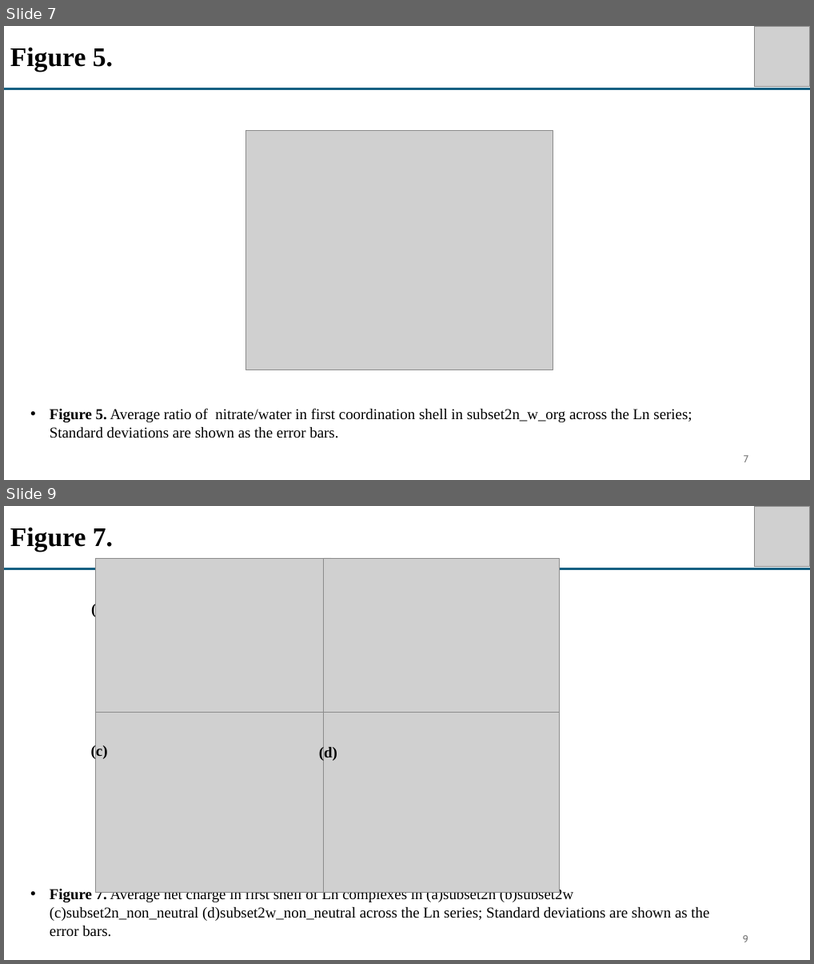
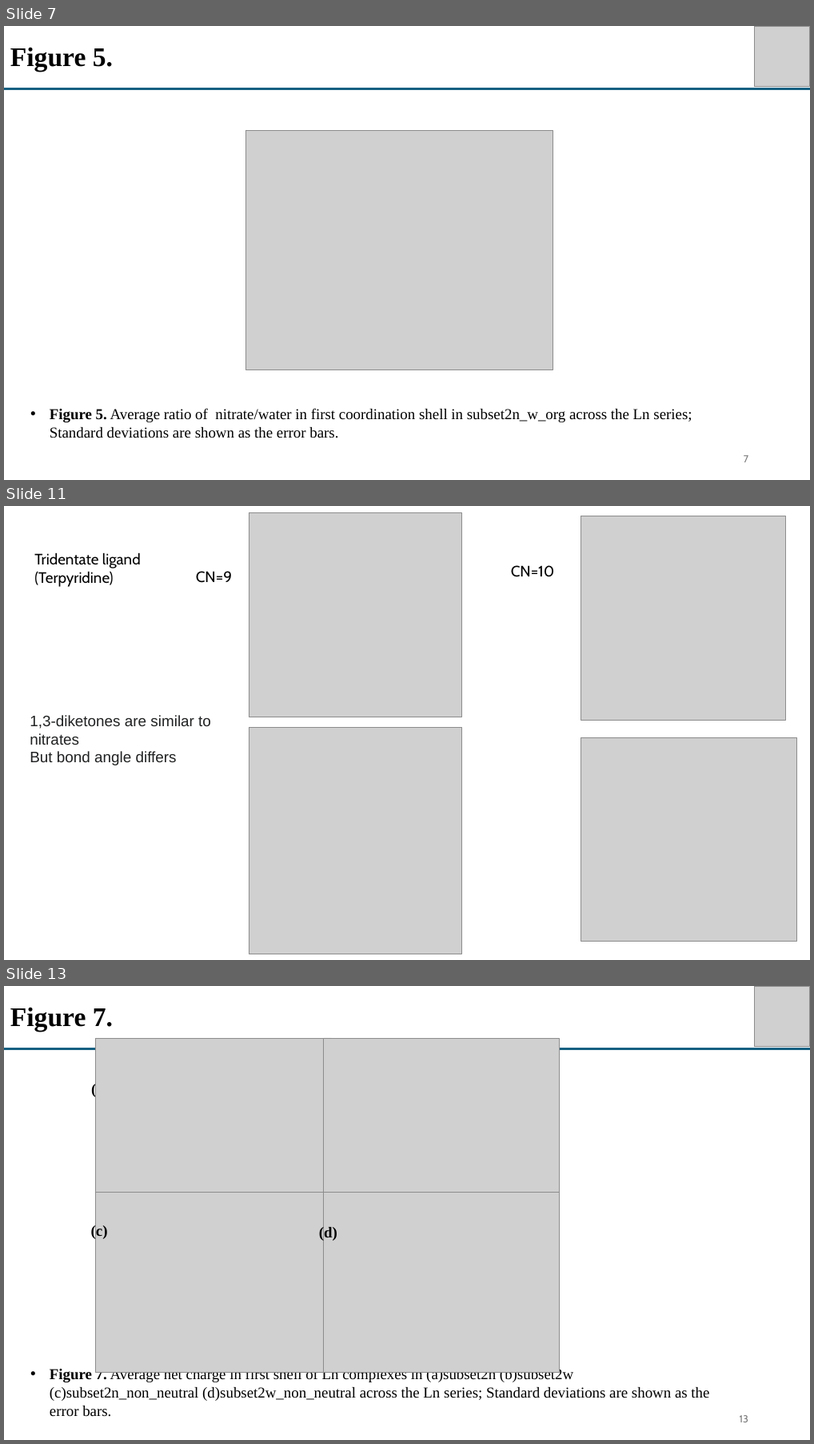
Before and after one commit to sheinlee/nitrate_and_water_in_csd, a slide deck: Figure in paper 2.pptx. Shown one above the other, each under a label of ours: slides 7 and 9 before the commit, slides 7, 11 and 13 after it; the slides between them are not shown. The pictures are 814x964 and 814x1444 pixels, drawn with LibreOffice and Linux fonts; fonts in the diff are those of the drawing; grey boxes stand for pictures. Boxes give left, top, right and bottom in pixels: in the first picture for what was removed or moved away, otherwise in the second. Text is boxed around its words. In the diff, an @@ line names an element or a change of style, - is before the commit and + after.

```diff
--- a/Figure in paper 2.pptx
+++ b/Figure in paper 2.pptx
@@ slide 11 added at (4,506,810,960), background #FFFFFF @@
@@ picture added at (249,512,462,716) @@
@@ picture added at (581,516,786,720) @@
@@ text added at (34,552,141,587), 18 pt, text #000000 @@
+Tridentate ligand
+(Terpyridine)
@@ text added at (196,571,232,583), 18 pt, text #000000 @@
+CN=9
@@ text added at (511,565,555,577), 18 pt, text #000000 @@
+CN=10
@@ text added at (30,715,211,765), 18 pt, text #202122 @@
+1,3-diketones are similar to nitrates
+But bond angle differs
@@ picture added at (249,727,462,954) @@
@@ picture added at (581,737,798,941) @@
@@ what was slide 9 is now slide 13 @@
@@ page number at (740,1415,749,1422): text changed @@
-9
+13
```
Also in this commit, not shown: 4 slides changed, 3 other slides added, 4 other files.
